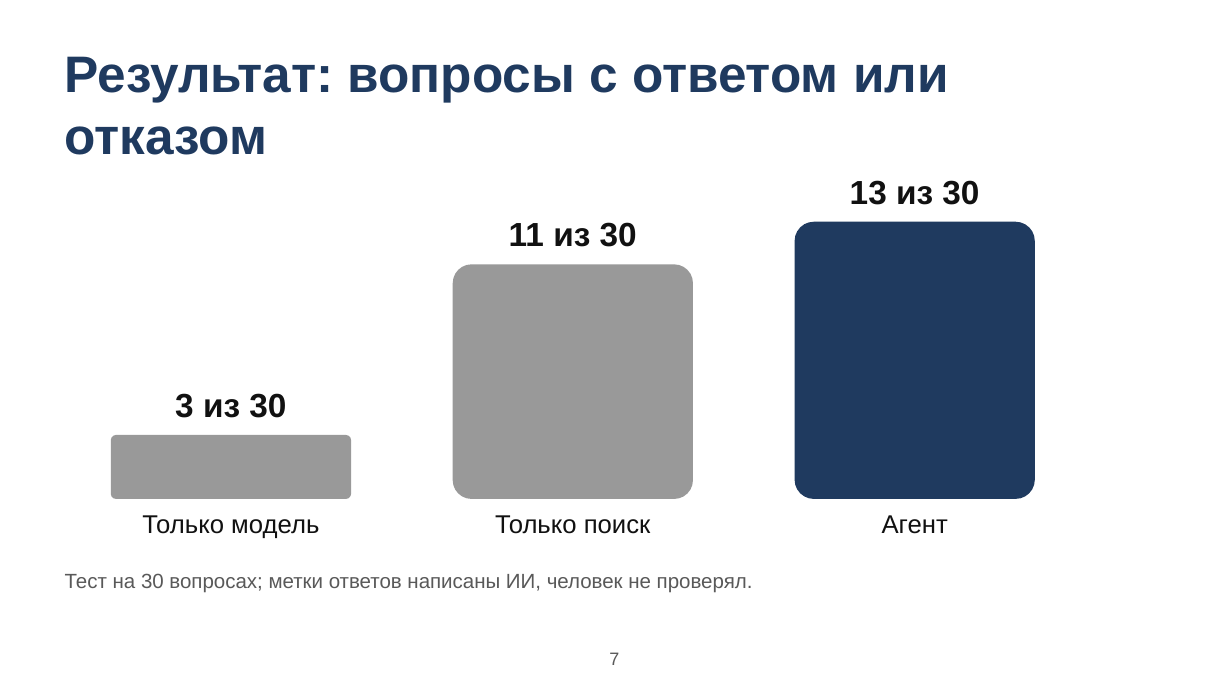
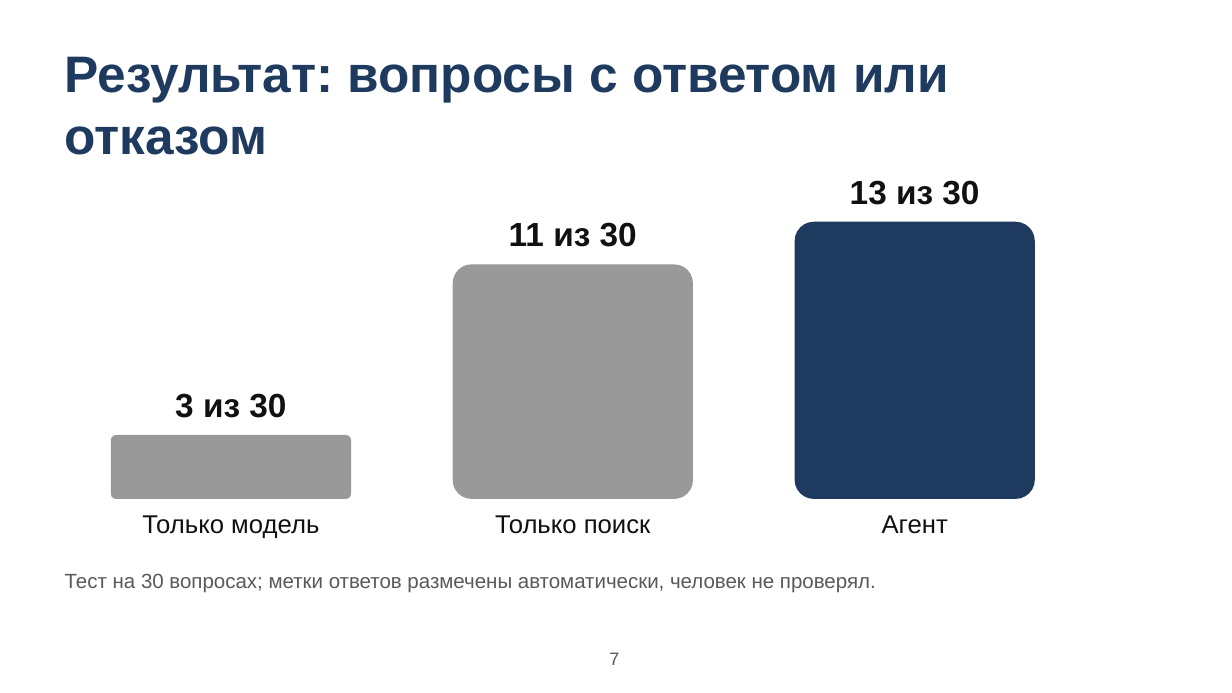
Before and after one commit to AndrewStrizhevskiy/detective-board, a slide deck: slide 7 of docs/gost/09-prezentaciya.pptx. Drawn at 1232x693 pixels with LibreOffice and Linux fonts; fonts in the diff are those of the drawing. Boxes give left, top, right and bottom in pixels: in the first picture for what was removed or moved away, otherwise in the second. Text is boxed around its words. In the diff, an @@ line names an element or a change of style, - is before the commit and + after.

```diff
--- a/docs/gost/09-prezentaciya.pptx
+++ b/docs/gost/09-prezentaciya.pptx
@@ text at (x1=65, y1=573, x2=876, y2=593): text changed @@
-Тест на 30 вопросах; метки ответов написаны ИИ, человек не проверял.
+Тест на 30 вопросах; метки ответов размечены автоматически, человек не проверял.
```
Also in this commit, not shown: 2 other slides changed, 31 other files.
